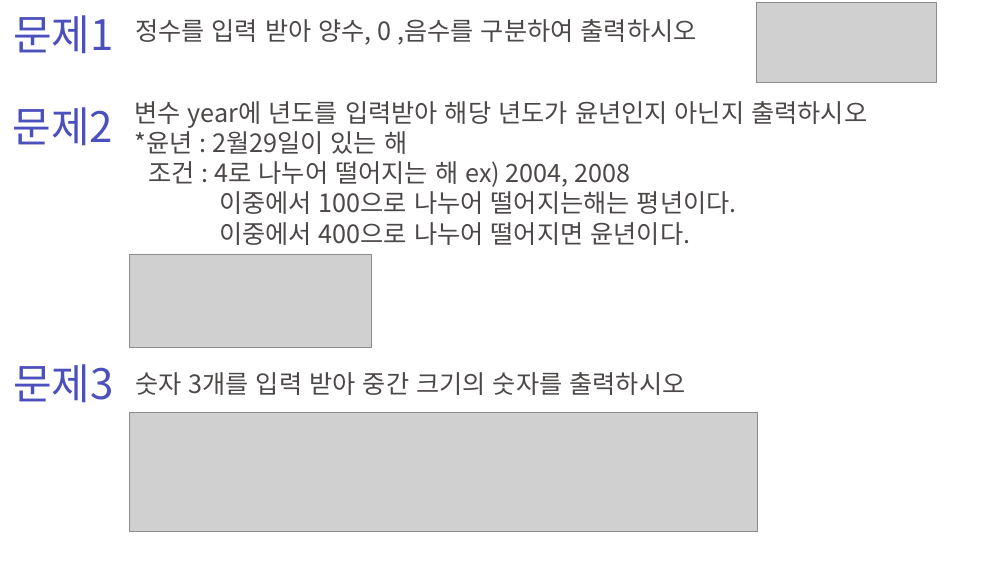
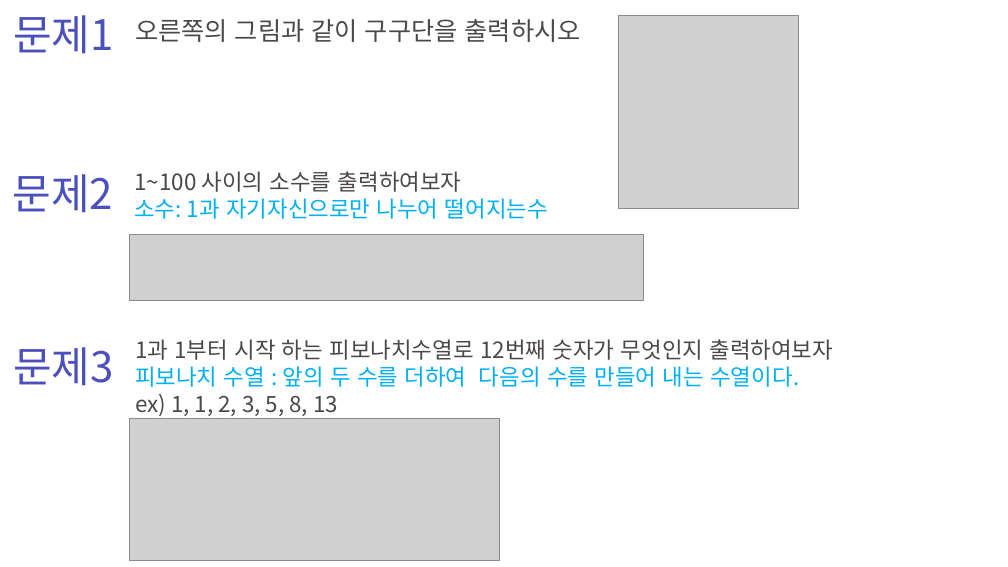
Before and after one commit to zest132/JavaLecture, a slide deck: slide 26 of JavaLecture/LectureFile/java 4강.pptx (slide 31 before the commit). Drawn at 1008x567 pixels with LibreOffice and Linux fonts; fonts in the diff are those of the drawing; grey boxes stand for pictures. Boxes give left, top, right and bottom in pixels: in the first picture for what was removed or moved away, otherwise in the second. Text is boxed around its words. In the diff, an @@ line names an element or a change of style, - is before the commit and + after.

```diff
--- a/JavaLecture/LectureFile/java 4강.pptx
+++ b/JavaLecture/LectureFile/java 4강.pptx
@@ text at (x1=135, y1=19, x2=581, y2=42): text changed @@
-정수를 입력 받아 양수, 0 ,음수를 구분하여 출력하시오
+오른쪽의 그림과 같이 구구단을 출력하시오
@@ picture added at (x1=618, y1=15, x2=798, y2=208) @@
@@ picture removed at (x1=756, y1=3, x2=936, y2=82) @@
@@ text "문제2" moved from (x1=13, y1=107, x2=114, y2=146) to (x1=13, y1=174, x2=114, y2=213) @@
@@ text at (x1=134, y1=171, x2=548, y2=219): text changed; size 36 to 32 pt; text colour #4D4848 to #00B0F0 @@
-변수 year에 년도를 입력받아 해당 년도가 윤년인지 아닌지 출력하시오
-*윤년 : 2월29일이 있는 해
-조건 : 4로 나누어 떨어지는 해 ex) 2004, 2008
-이중에서 100으로 나누어 떨어지는해는 평년이다.
-이중에서 400으로 나누어 떨어지면 윤년이다.
+1~100 사이의 소수를 출력하여보자
+소수: 1과 자기자신으로만 나누어 떨어지는수
@@ picture added at (x1=130, y1=234, x2=644, y2=300) @@
@@ picture removed at (x1=130, y1=254, x2=372, y2=347) @@
@@ text "문제3" moved from (x1=13, y1=364, x2=114, y2=403) to (x1=13, y1=347, x2=114, y2=386) @@
@@ text at (x1=135, y1=339, x2=833, y2=416): text changed; size 36 to 32 pt @@
-숫자 3개를 입력 받아 중간 크기의 숫자를 출력하시오
+1과 1부터 시작 하는 피보나치수열로 12번째 숫자가 무엇인지 출력하여보자
+피보나치 수열 : 앞의 두 수를 더하여 다음의 수를 만들어 내는 수열이다.
+ex) 1, 1, 2, 3, 5, 8, 13
@@ picture removed at (x1=130, y1=413, x2=758, y2=531) @@
@@ picture added at (x1=130, y1=418, x2=499, y2=560) @@
```
Also in this commit, not shown: 2 other slides changed, 15 slides added, 20 slides removed, 4 other files.
